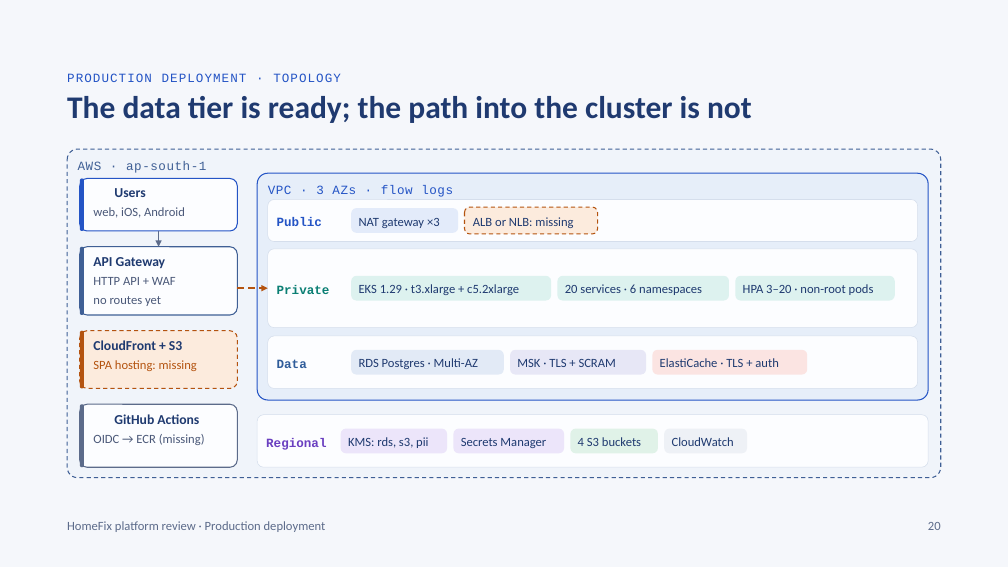
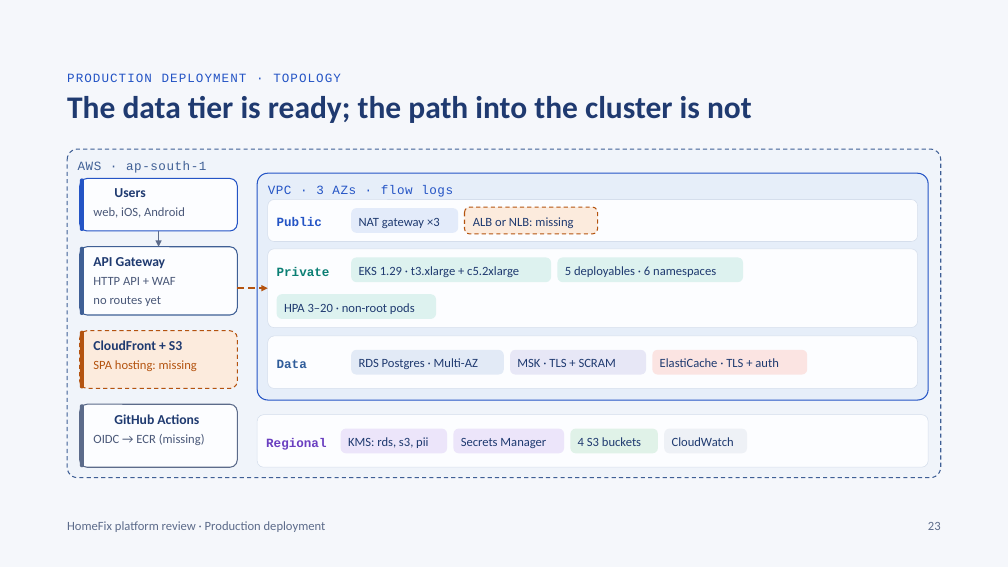
Before and after one commit to KripaGIT009/home-fix, a slide deck: slide 23 of docs/HomeFix_Design_Deck.pptx (slide 20 before the commit). Drawn at 1008x567 pixels with LibreOffice and Linux fonts; fonts in the diff are those of the drawing; background and template pictures are left out. Boxes give left, top, right and bottom in pixels: in the first picture for what was removed or moved away, otherwise in the second. Text is boxed around its words. In the diff, an @@ line names an element or a change of style, - is before the commit and + after.

```diff
--- a/docs/HomeFix_Design_Deck.pptx
+++ b/docs/HomeFix_Design_Deck.pptx
@@ 2 texts, 1 rounded rectangle: place and size @@
-2 texts, 1 rounded rectangle at bbox=[277, 276, 551, 301]
+2 texts, 1 rounded rectangle at bbox=[277, 258, 551, 283]
@@ rounded rectangle: place and size @@
-rounded rectangle at bbox=[557, 276, 729, 301]
+rounded rectangle at bbox=[557, 258, 743, 283]
@@ text at bbox=[565, 266, 716, 277]: text changed @@
-20 services · 6 namespaces
+5 deployables · 6 namespaces
@@ rounded rectangle: place and size @@
-rounded rectangle at bbox=[736, 276, 895, 301]
+rounded rectangle at bbox=[277, 294, 436, 319]
@@ text "HPA 3–20 · non-root pods": place and size @@
-text "HPA 3–20 · non-root pods" at bbox=[743, 284, 874, 295]
+text "HPA 3–20 · non-root pods" at bbox=[284, 303, 415, 314]
@@ text at bbox=[928, 522, 941, 530]: text changed @@
-20
+23
```
Also in this commit, not shown: 26 other slides changed, 7 slides added, 2 slides removed, 8 other files.
